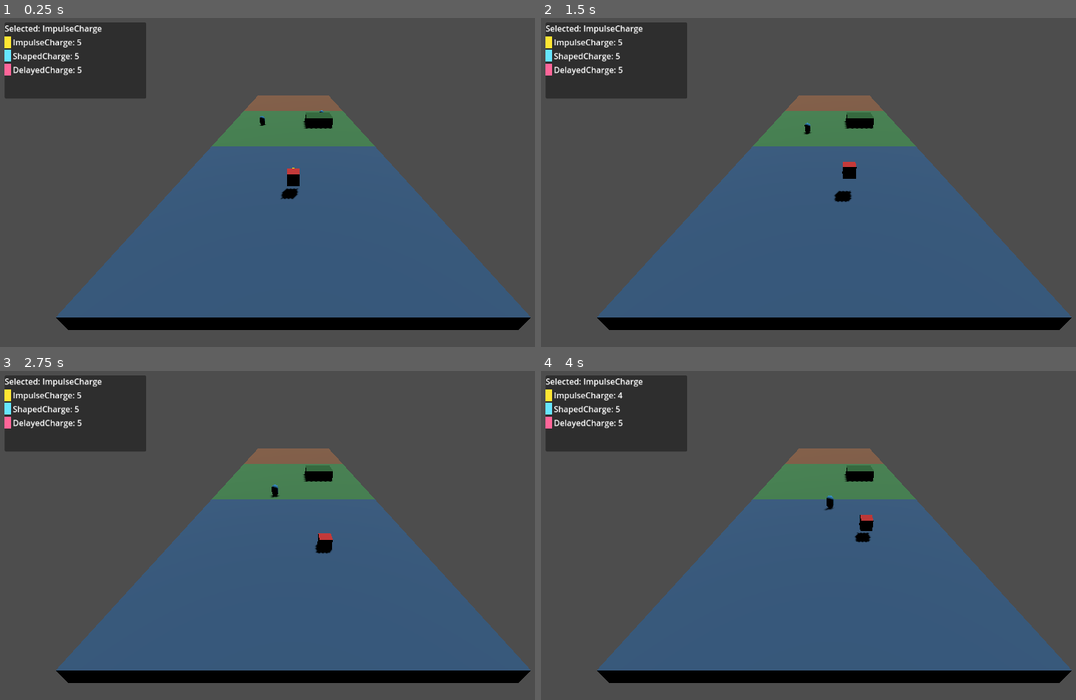
Above: before the commit, frames 1-4 (two rows, left to right).
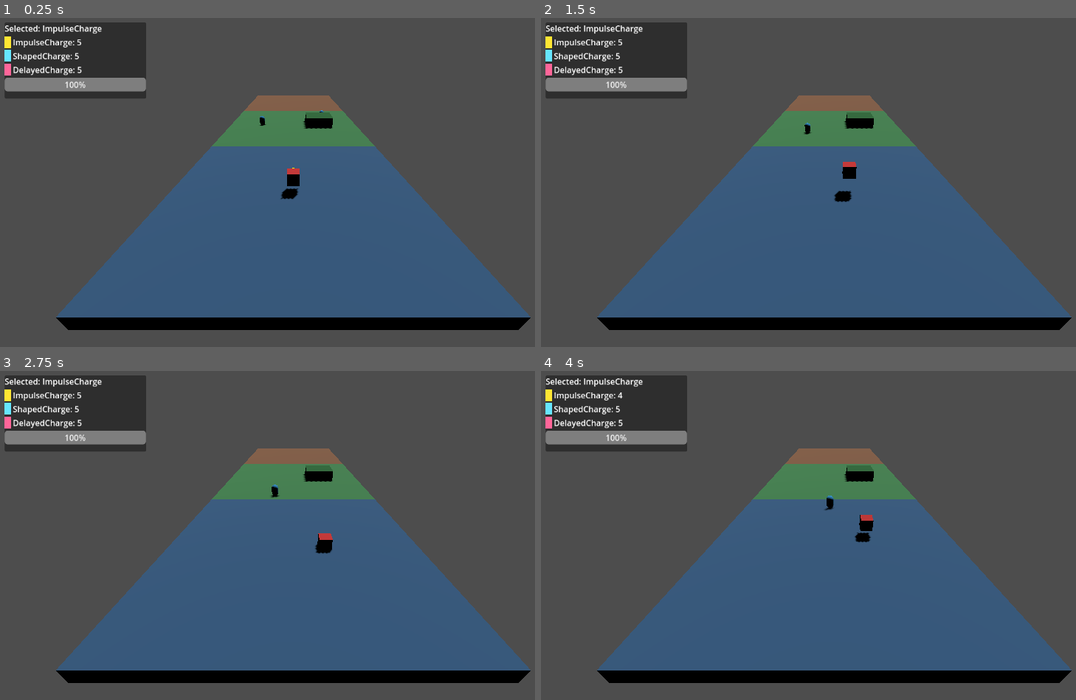
Above: after the commit, the same moments.

Repository: dfrer/BlastCave
Game: Godot game, scene res://scenes/main.tscn
Same seed, same stepped clock (60 frames per second), same inputs: the game is played once before the commit and once after it.
Inputs (mouse positions are in pixels of both pictures, inside the frame that each line leads up to):
- Up to frame 1 (0.25 s): no input
- Up to frame 2 (1.5 s): tap Enter at 0.5 s; move the mouse to (963, 166) at 0.52 s; hold D (move_right) 0.53-1.28 s; tap E at 0.6 s; click (963, 166) at 0.67 s; tap Space (move_jump) at 0.77 s; move the mouse to (717, 198) at 1.27 s; hold S (move_back) from 1.28 s (still down); tap Q at 1.35 s
- Up to frame 3 (2.75 s): tap Space (move_jump) at 1.52 s; move the mouse to (353, 463) at 2.02 s; release S (move_back) at 2.03 s; hold D (move_right) from 2.03 s (still down); tap 1 at 2.1 s
- Up to frame 4 (4 s): move the mouse to (803, 601) at 2.77 s; release D (move_right) at 2.78 s; hold W (move_forward) 2.78-3.53 s; tap 2 at 2.85 s; click (803, 601) at 2.92 s; tap Space (move_jump) at 3.02, 3.77 s; move the mouse to (1011, 584) at 3.52 s; hold A (move_left) from 3.53 s (still down); tap 3 at 3.6 s

The runs differ from the first frame. In frame 1, 1.1% of the frame differs, in the area x 0-28%, y 18-23%; in frame 2, 1.1%; in frame 3, 1.1%; in frame 4, 1.1%.

Commit message:
Fix HUD health type conversion

Diff:
--- a/scenes/enemies/basic_enemy.tscn
+++ b/scenes/enemies/basic_enemy.tscn
@@ -1,6 +1,8 @@
-[gd_scene load_steps=4 format=3]
+[gd_scene load_steps=6 format=3]
 
 [ext_resource type="Script" path="res://scripts/enemies/basic_enemy.gd" id="1_script"]
+[ext_resource type="Script" path="res://scripts/core/health_component.gd" id="2_health"]
+[ext_resource type="Script" path="res://scripts/core/damage_source.gd" id="3_damage"]
 
 [sub_resource type="StandardMaterial3D" id="StandardMaterial3D_1"]
 albedo_color = Color(0.2, 0.6, 0.85, 1)
@@ -13,6 +15,9 @@
 height = 1.4
 radius = 0.4
 
+[sub_resource type="SphereShape3D" id="SphereShape3D_1"]
+radius = 0.6
+
 [node name="BasicEnemy" type="CharacterBody3D"]
 script = ExtResource("1_script")
 
@@ -22,3 +27,12 @@
 [node name="Mesh" type="MeshInstance3D" parent="."]
 mesh = SubResource("CapsuleMesh_1")
 material_override = SubResource("StandardMaterial3D_1")
+
+[node name="HealthComponent" type="Node" parent="."]
+script = ExtResource("2_health")
+
+[node name="DamageSource" type="Area3D" parent="."]
+script = ExtResource("3_damage")
+
+[node name="CollisionShape3D" type="CollisionShape3D" parent="DamageSource"]
+shape = SubResource("SphereShape3D_1")
--- a/scenes/levels/room_02_traversal.tscn
+++ b/scenes/levels/room_02_traversal.tscn
@@ -1,6 +1,7 @@
-[gd_scene load_steps=6 format=3]
+[gd_scene load_steps=8 format=3]
 
 [ext_resource type="PackedScene" path="res://scenes/enemies/basic_enemy.tscn" id="1_enemy"]
+[ext_resource type="Script" path="res://scripts/core/damage_source.gd" id="2_damage"]
 
 [sub_resource type="StandardMaterial3D" id="StandardMaterial3D_1"]
 albedo_color = Color(0.25, 0.5, 0.3, 1)
@@ -13,6 +14,9 @@
 
 [sub_resource type="StandardMaterial3D" id="StandardMaterial3D_2"]
 albedo_color = Color(0.15, 0.4, 0.2, 1)
+
+[sub_resource type="BoxShape3D" id="BoxShape3D_3"]
+size = Vector3(6, 1, 6)
 
 [node name="Room02Traversal" type="Node3D"]
 
@@ -35,6 +39,13 @@
 [node name="CollisionShape3D" type="CollisionShape3D" parent="Obstacle/StaticBody3D"]
 shape = SubResource("BoxShape3D_2")
 
+[node name="HazardArea" type="Area3D" parent="."]
+transform = Transform3D(1, 0, 0, 0, 1, 0, 0, 0, 1, -4, 0.5, 0)
+script = ExtResource("2_damage")
+
+[node name="CollisionShape3D" type="CollisionShape3D" parent="HazardArea"]
+shape = SubResource("BoxShape3D_3")
+
 [node name="Entry" type="Marker3D" parent="."]
 transform = Transform3D(1, 0, 0, 0, 1, 0, 0, 0, 1, 0, 1, 10)
 
--- a/scenes/player_object.tscn
+++ b/scenes/player_object.tscn
@@ -1,6 +1,7 @@
-[gd_scene load_steps=4 format=3]
+[gd_scene load_steps=5 format=3]
 
 [ext_resource type="Script" path="res://scripts/player/character_object.gd" id="1_script"]
+[ext_resource type="Script" path="res://scripts/core/health_component.gd" id="2_health"]
 
 [sub_resource type="StandardMaterial3D" id="StandardMaterial3D_p"]
 albedo_color = Color(0.8, 0.2, 0.2, 1)
@@ -16,3 +17,6 @@
 
 [node name="Mesh" type="CSGBox3D" parent="."]
 material = SubResource("StandardMaterial3D_p")
+
+[node name="HealthComponent" type="Node" parent="."]
+script = ExtResource("2_health")
--- a/scenes/ui/hud.tscn
+++ b/scenes/ui/hud.tscn
@@ -22,3 +22,7 @@
 text = "Selected: ImpulseCharge"
 
 [node name="CountsContainer" type="VBoxContainer" parent="Panel/VBox"]
+
+[node name="HealthBar" type="ProgressBar" parent="Panel/VBox"]
+custom_minimum_size = Vector2(0, 18)
+value = 100.0
--- /dev/null
+++ b/scripts/core/damage_source.gd
@@ -0,0 +1,19 @@
+extends Area3D
+class_name DamageSource
+
+@export var damage_amount: int = 10
+
+func _ready() -> void:
+	body_entered.connect(_on_body_entered)
+
+func _on_body_entered(body: Node) -> void:
+	var health_component = _find_health_component(body)
+	if health_component:
+		health_component.take_damage(damage_amount)
+
+func _find_health_component(target: Node) -> HealthComponent:
+	if target is HealthComponent:
+		return target
+	if target.has_node("HealthComponent"):
+		return target.get_node("HealthComponent") as HealthComponent
+	return target.find_child("HealthComponent", true, false) as HealthComponent
--- /dev/null
+++ b/scripts/core/health_component.gd
@@ -0,0 +1,27 @@
+extends Node
+class_name HealthComponent
+
+signal health_changed(current_health: int, max_health: int)
+signal died
+
+@export var max_health: int = 100
+@export var current_health: int = 100
+
+func _ready() -> void:
+	if current_health <= 0:
+		current_health = max_health
+	current_health = clampi(current_health, 0, max_health)
+	health_changed.emit(current_health, max_health)
+	if current_health == 0:
+		died.emit()
+
+func take_damage(amount: int) -> void:
+	if amount <= 0:
+		return
+	current_health = max(current_health - amount, 0)
+	health_changed.emit(current_health, max_health)
+	if current_health == 0:
+		died.emit()
+
+func is_dead() -> bool:
+	return current_health <= 0
--- a/scripts/core/run_manager.gd
+++ b/scripts/core/run_manager.gd
@@ -3,9 +3,12 @@
 
 var current_run_id: String = ""
 var is_active: bool = false
+var _player_health: HealthComponent
 
 func _ready():
 	start_new_run()
+	_connect_player_health()
+	get_tree().node_added.connect(_on_node_added)
 
 func start_new_run():
 	current_run_id = "run_" + str(Time.get_unix_time_from_system())
@@ -15,3 +18,21 @@
 func end_run():
 	is_active = false
 	print("Run ended.")
+
+func _connect_player_health() -> void:
+	var player = get_tree().get_root().find_child("PlayerObject", true, false)
+	if not player:
+		return
+	var health = player.get_node_or_null("HealthComponent") as HealthComponent
+	if not health or health == _player_health:
+		return
+	_player_health = health
+	_player_health.died.connect(_on_player_died)
+
+func _on_player_died() -> void:
+	if is_active:
+		end_run()
+
+func _on_node_added(node: Node) -> void:
+	if node.name == "PlayerObject":
+		_connect_player_health()
--- a/scripts/enemies/basic_enemy.gd
+++ b/scripts/enemies/basic_enemy.gd
@@ -8,9 +8,12 @@
 var blast_response: float = 1.0
 var _stun_timer: float = 0.0
 var _target: Node3D
+@onready var _health_component: HealthComponent = $HealthComponent
 
 func _ready() -> void:
 	_target = get_tree().get_root().find_child("PlayerObject", true, false)
+	if _health_component:
+		_health_component.died.connect(_on_died)
 
 func _physics_process(delta: float) -> void:
 	if not _target:
@@ -38,3 +41,6 @@
 func apply_blast_impulse(impulse: Vector3) -> void:
 	velocity += impulse * knockback_multiplier
 	_stun_timer = stun_duration
+
+func _on_died() -> void:
+	queue_free()
--- a/scripts/ui/hud.gd
+++ b/scripts/ui/hud.gd
@@ -3,6 +3,12 @@
 
 @onready var selected_label: Label = $Panel/VBox/SelectedTypeLabel
 @onready var counts_container: VBoxContainer = $Panel/VBox/CountsContainer
+@onready var health_bar: ProgressBar = $Panel/VBox/HealthBar
+
+var _health_component: HealthComponent
+
+func _ready() -> void:
+	call_deferred("_attach_player_health")
 
 func set_selected_type(type_name: String) -> void:
 	if selected_label:
@@ -37,3 +43,24 @@
 			return Color(1.0, 0.4, 0.6)
 		_:
 			return Color(0.8, 0.8, 0.8)
+
+func _attach_player_health() -> void:
+	var player = get_tree().get_root().find_child("PlayerObject", true, false)
+	if not player:
+		return
+	_health_component = player.get_node_or_null("HealthComponent") as HealthComponent
+	if not _health_component:
+		return
+	_health_component.health_changed.connect(_on_health_changed)
+	_health_component.died.connect(_on_player_died)
+	_on_health_changed(_health_component.current_health, _health_component.max_health)
+
+func _on_health_changed(current_health: int, max_health: int) -> void:
+	if not health_bar:
+		return
+	health_bar.max_value = max_health
+	health_bar.value = current_health
+	health_bar.tooltip_text = "Health: %d/%d" % [current_health, max_health]
+
+func _on_player_died() -> void:
+	_on_health_changed(0, int(health_bar.max_value))
